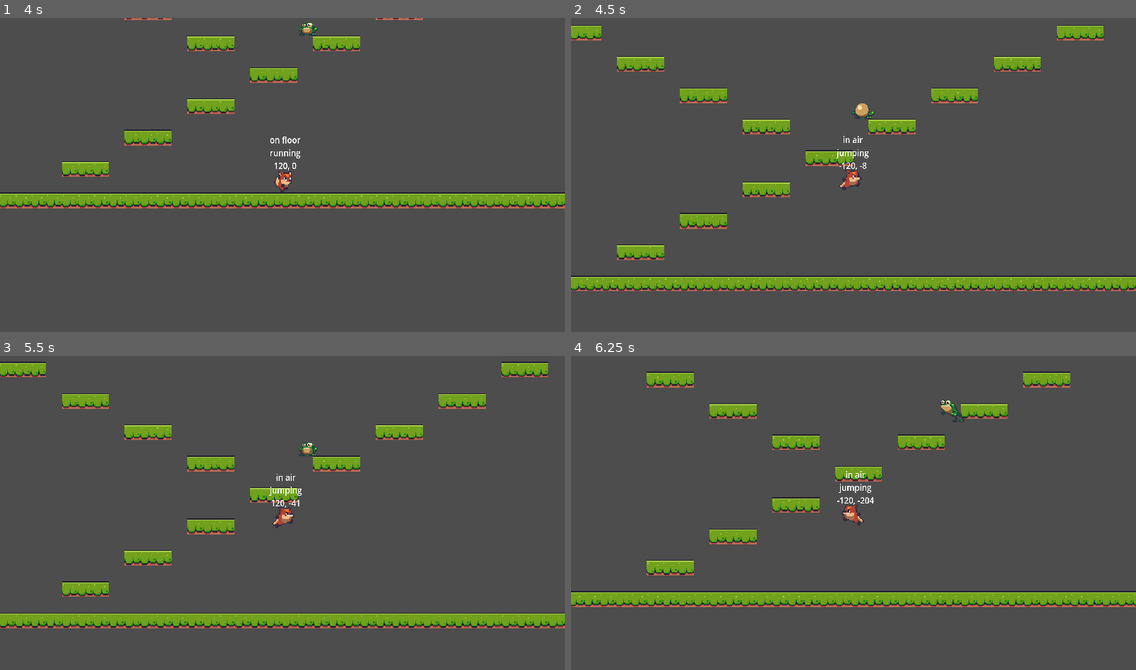
Above: before the commit, frames 1-4 (two rows, left to right).
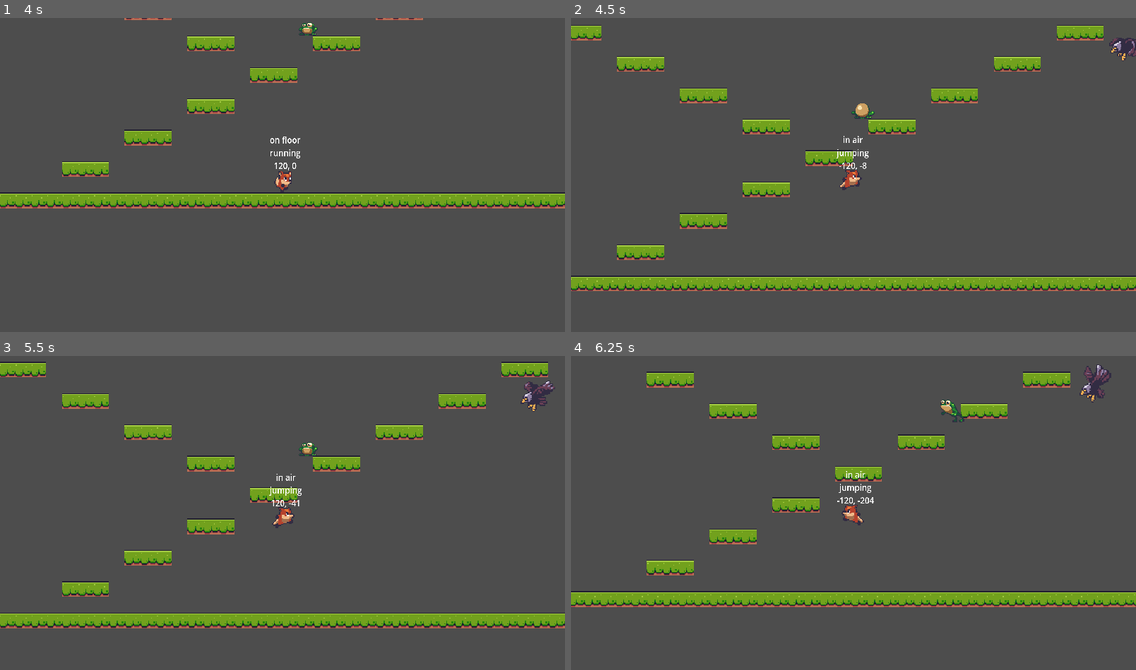
Above: after the commit, the same moments.

Repository: fj0lverkr/FoxAntics
Game: Godot game, scene res://scenes/level_base/level_base.tscn
Two runs of this game, one before a commit and one after it. Both use one fixed random seed, a clock stepped at 60 frames per second and the inputs below. The project has no main scene, so this scene is started directly.
Inputs:
- Up to frame 1 (4 s): hold D (right) 0.53-2.03 s; tap W (up) at 0.6, 0.77, 1.07, 1.35, 1.52, 1.82, 2.1, 2.85, 3.02, 3.32, 3.6, 3.77 s; hold A (left) 2.03-2.78 s; hold D (right) from 2.78 s (still down)
- Up to frame 2 (4.5 s): tap W (up) at 4.07, 4.35 s; release D (right) at 4.28 s; hold A (left) from 4.28 s (still down)
- Up to frame 3 (5.5 s): tap W (up) at 4.52, 4.82, 5.1 s; release A (left) at 5.03 s; hold D (right) from 5.03 s (still down)
- Up to frame 4 (6.25 s): release D (right) at 5.78 s; hold A (left) from 5.78 s (still down); tap W (up) at 5.85, 6.02 s

Frame 1 is identical in both runs. In frame 2, 0.3% of the frame differs, in the area x 95-100%, y 6-14%; in frame 3, 0.3%; in frame 4, 0.4%, in the area x 90-96%, y 2-15%.

Commit message:
Eagle enemy

Diff:
--- /dev/null
+++ b/scenes/eagle/eagle.gd
@@ -0,0 +1,37 @@
+extends Enemy
+
+@onready var animated_sprite: AnimatedSprite2D = $"AnimatedSprite2D"
+@onready var turn_timer: Timer = $"TurnTimer"
+@onready var player_detector: RayCast2D = $"PlayerDetector"
+
+const FLY_SPEED: Vector2 = Vector2(35, 15)
+
+var _fly_direction: Vector2 = Vector2.ZERO
+
+func _physics_process(delta: float) -> void:
+	super._physics_process(delta)
+	velocity = _fly_direction
+
+	move_and_slide()
+
+func _flip() -> void:
+	var x_dir: float = sign(_player_ref.global_position.x - global_position.x)
+	if x_dir > 0:
+		animated_sprite.flip_h = true
+		facing = FACING.RIGHT
+	else:
+		animated_sprite.flip_h = false
+		facing = FACING.LEFT
+
+	_fly_direction = Vector2(x_dir, 1) * FLY_SPEED
+
+func fly() -> void:
+	_flip()
+	turn_timer.start()
+
+func _on_turn_timer_timeout() -> void:
+	fly()
+
+func _on_screen_entered() -> void:
+	animated_sprite.play("fly")
+	fly()
--- /dev/null
+++ b/scenes/eagle/eagle.tscn
@@ -0,0 +1,67 @@
+[gd_scene load_steps=10 format=3 uid="uid://ba44u54lvxytj"]
+
+[ext_resource type="PackedScene" uid="uid://daos372jp6yl5" path="res://scenes/base_enemy/base_enemy.tscn" id="1_yawp4"]
+[ext_resource type="Script" path="res://scenes/eagle/eagle.gd" id="2_t2v5r"]
+[ext_resource type="Texture2D" uid="uid://cbl1of7ww50pm" path="res://assets/enemies/eagle/eagle-attack.png" id="3_t1vk1"]
+
+[sub_resource type="AtlasTexture" id="AtlasTexture_lnpfp"]
+atlas = ExtResource("3_t1vk1")
+region = Rect2(0, 0, 40, 41)
+
+[sub_resource type="AtlasTexture" id="AtlasTexture_lxxno"]
+atlas = ExtResource("3_t1vk1")
+region = Rect2(40, 0, 40, 41)
+
+[sub_resource type="AtlasTexture" id="AtlasTexture_johqq"]
+atlas = ExtResource("3_t1vk1")
+region = Rect2(80, 0, 40, 41)
+
+[sub_resource type="AtlasTexture" id="AtlasTexture_6lfk5"]
+atlas = ExtResource("3_t1vk1")
+region = Rect2(120, 0, 40, 41)
+
+[sub_resource type="SpriteFrames" id="SpriteFrames_mdxt4"]
+animations = [{
+"frames": [{
+"duration": 1.0,
+"texture": SubResource("AtlasTexture_lnpfp")
+}, {
+"duration": 1.0,
+"texture": SubResource("AtlasTexture_lxxno")
+}, {
+"duration": 1.0,
+"texture": SubResource("AtlasTexture_johqq")
+}, {
+"duration": 1.0,
+"texture": SubResource("AtlasTexture_6lfk5")
+}],
+"loop": true,
+"name": &"fly",
+"speed": 10.0
+}]
+
+[sub_resource type="RectangleShape2D" id="RectangleShape2D_jbubl"]
+size = Vector2(9, 7.5)
+
+[node name="Eagle" instance=ExtResource("1_yawp4")]
+collision_layer = 0
+collision_mask = 0
+script = ExtResource("2_t2v5r")
+
+[node name="AnimatedSprite2D" parent="." index="1"]
+sprite_frames = SubResource("SpriteFrames_mdxt4")
+animation = &"fly"
+frame_progress = 0.985526
+
+[node name="TurnTimer" type="Timer" parent="." index="2"]
+wait_time = 3.0
+
+[node name="CollisionShape2D" type="CollisionShape2D" parent="." index="3"]
+shape = SubResource("RectangleShape2D_jbubl")
+
+[node name="PlayerDetector" type="RayCast2D" parent="." index="4"]
+scale = Vector2(0.75, 0.75)
+target_position = Vector2(0, 200)
+collision_mask = 2
+
+[connection signal="timeout" from="TurnTimer" to="." method="_on_turn_timer_timeout"]
--- a/scenes/level_base/level_base.tscn
+++ b/scenes/level_base/level_base.tscn
@@ -6,6 +6,7 @@
 [ext_resource type="PackedScene" uid="uid://bks6djiqfqgtd" path="res://scenes/player/player.tscn" id="3_3pop5"]
 [ext_resource type="PackedScene" uid="uid://bkj7o6rq6p5ft" path="res://scenes/snail/snail.tscn" id="5_01qs4"]
 [ext_resource type="PackedScene" uid="uid://b5rlgv8ak6amb" path="res://scenes/frog/frog.tscn" id="6_4e33t"]
+[ext_resource type="PackedScene" uid="uid://ba44u54lvxytj" path="res://scenes/eagle/eagle.tscn" id="7_bw2ub"]
 
 [node name="LevelBase" type="Node2D"]
 script = ExtResource("1_ayshk")
@@ -28,3 +29,6 @@
 
 [node name="Frog" parent="." instance=ExtResource("6_4e33t")]
 position = Vector2(434, -221)
+
+[node name="Eagle" parent="." instance=ExtResource("7_bw2ub")]
+position = Vector2(613, -257)
--- a/scenes/player/player.tscn
+++ b/scenes/player/player.tscn
@@ -119,6 +119,7 @@
 font_size = 48
 
 [node name="Player" type="CharacterBody2D" groups=["player"]]
+collision_layer = 2
 script = ExtResource("1_g65jn")
 
 [node name="Sprite2D" type="Sprite2D" parent="."]
Not shown: 1 places in scenes/level_base/level_base.tscn that only renumber resources
